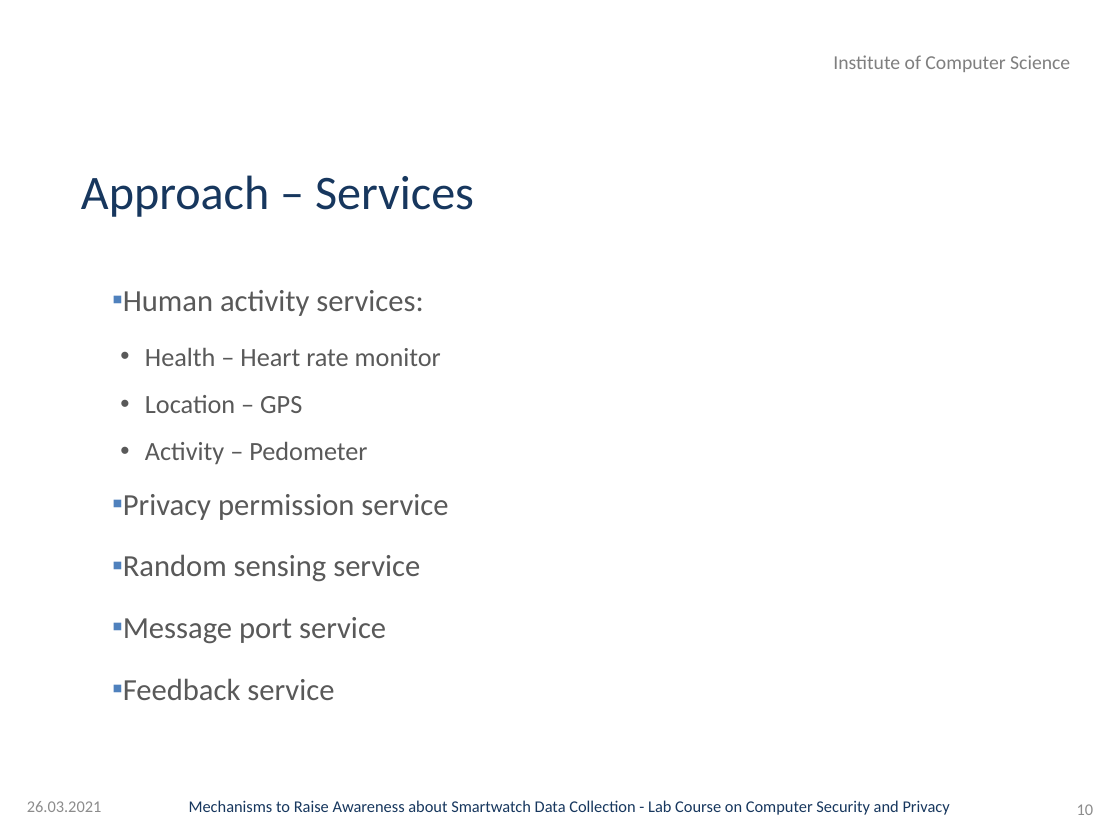
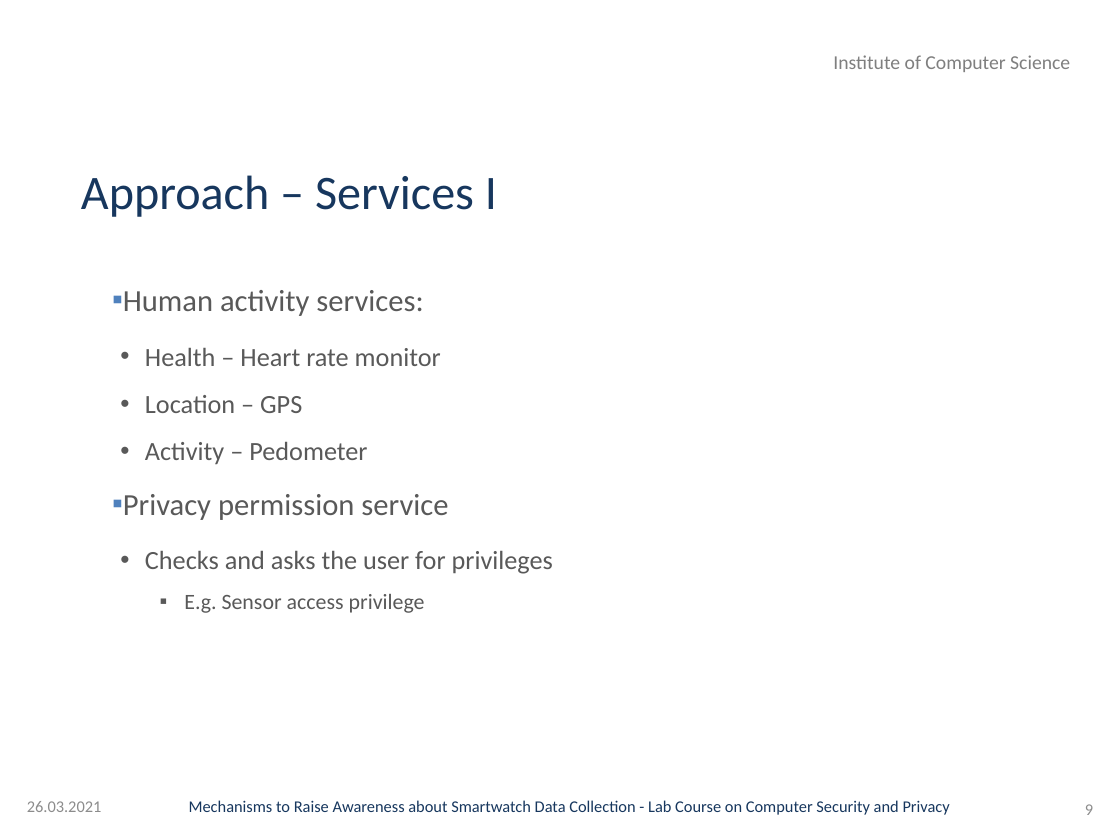
Before and after one commit to GAUG-Contributions/Practical_Course_Computer_Security_and_Privacy, a slide deck: slide 9 of Presentation/Presentation.pptx (slide 10 before the commit). Drawn at 1120x840 pixels with LibreOffice and Linux fonts; fonts in the diff are those of the drawing; background and template pictures are left out. Boxes give left, top, right and bottom in pixels: in the first picture for what was removed or moved away, otherwise in the second. Text is boxed around its words. In the diff, an @@ line names an element or a change of style, - is before the commit and + after.

```diff
--- a/Presentation/Presentation.pptx
+++ b/Presentation/Presentation.pptx
@@ title at (x1=81, y1=175, x2=497, y2=217): text changed @@
-Approach – Services
+Approach – Services I
@@ text at (x1=145, y1=551, x2=553, y2=613): text changed; size 28 to 24 pt @@
-▪ Random sensing service
-▪ Message port service
-▪ Feedback service
+  • Checks and asks the user for privileges
+    ▪ E.g. Sensor access privilege
@@ page number at (x1=1085, y1=804, x2=1093, y2=815): text changed @@
-10
+9
```
Also in this commit, not shown: 7 other slides changed, 1 slide added, 2 slides removed.
